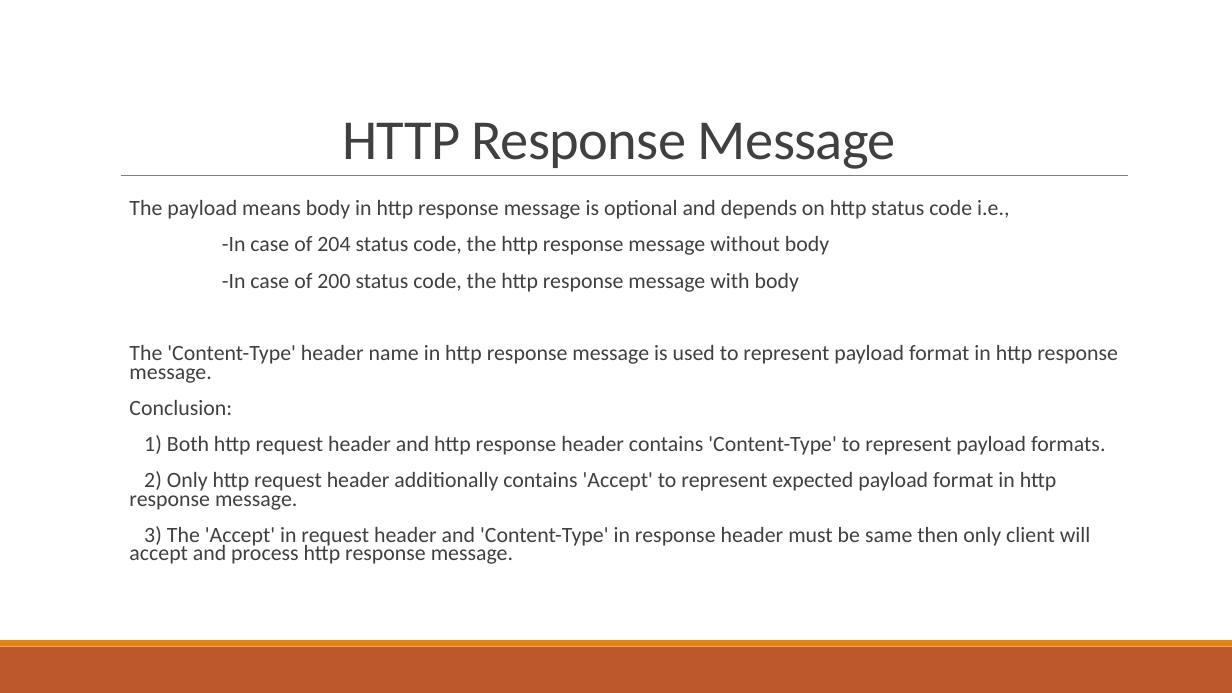
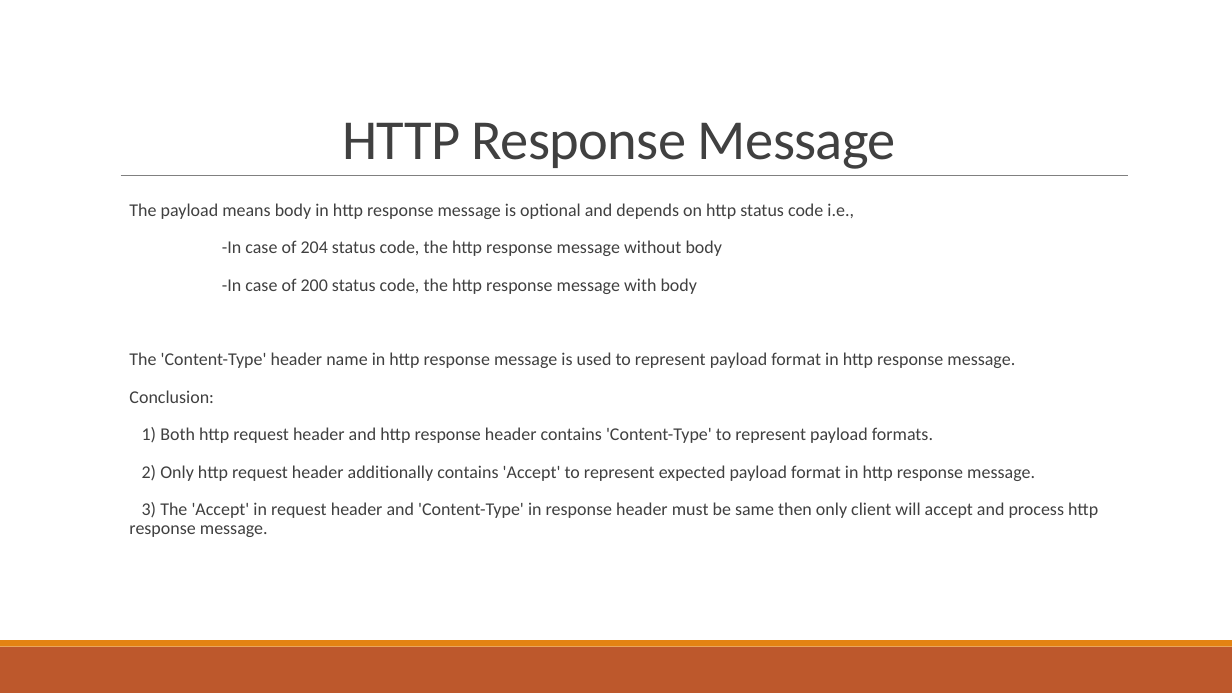
Before and after one commit to balacode/mydoc, a slide deck: slide 10 of REST PPT.pptx. Drawn at 1232x693 pixels with LibreOffice and Linux fonts; fonts in the diff are those of the drawing. Boxes give left, top, right and bottom in pixels: in the first picture for what was removed or moved away, otherwise in the second. Text is boxed around its words. In the diff, an @@ line names an element or a change of style, - is before the commit and + after.

```diff
--- a/REST PPT.pptx
+++ b/REST PPT.pptx
@@ text "The payload means body in ..." at (x1=129, y1=203, x2=1098, y2=537): size 17 to 14 pt; line spacing 0.7 to 0.9 @@
```
Also in this commit, not shown: 14 other slides changed, 1 other file.
